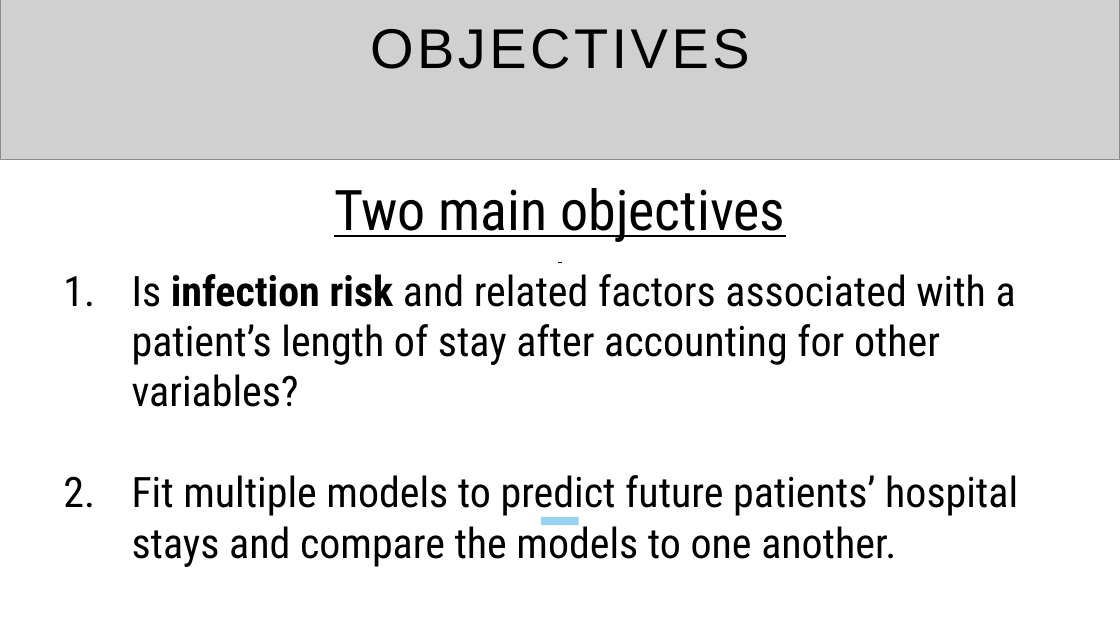
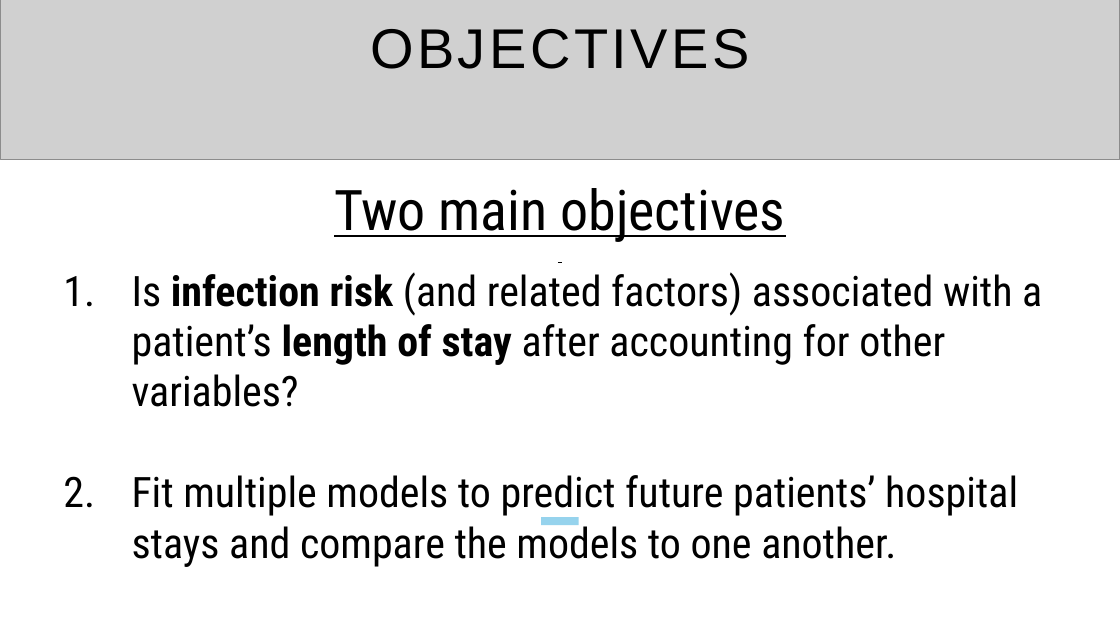
Before and after one commit to mikkezavala/ds-6372-project-1, a slide deck: slide 3 of Project Presentation Slides.pptx. Drawn at 1120x630 pixels with LibreOffice and Linux fonts; fonts in the diff are those of the drawing; grey boxes stand for pictures. Boxes give left, top, right and bottom in pixels: in the first picture for what was removed or moved away, otherwise in the second. Text is boxed around its words. In the diff, an @@ line names an element or a change of style, - is before the commit and + after.

Commit message:
Update Project Presentation Slides.pptx
added some more structure to the presentation (title pages for eda and both objectives, objective 2 comparison table, summary, and final contacts slide)
deleted unrelated slides that came default with the template

```diff
--- a/Project Presentation Slides.pptx
+++ b/Project Presentation Slides.pptx
@@ text at [132,272,1042,407]: text changed @@
-1. Is infection risk and related factors associated with a patient’s length of stay after accounting for other variables?
+1. Is infection risk (and related factors) associated with a patient’s length of stay after accounting for other variables?
```
Also in this commit, not shown: 2 other slides changed, 8 slides added, 9 slides removed.
